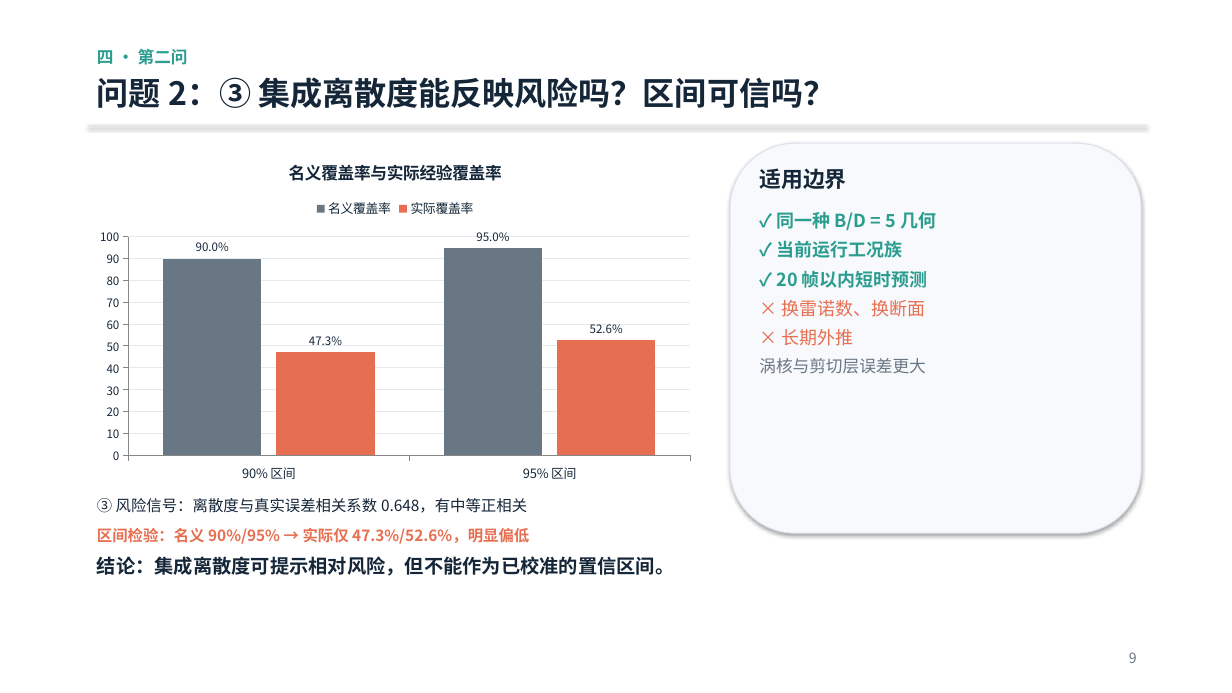
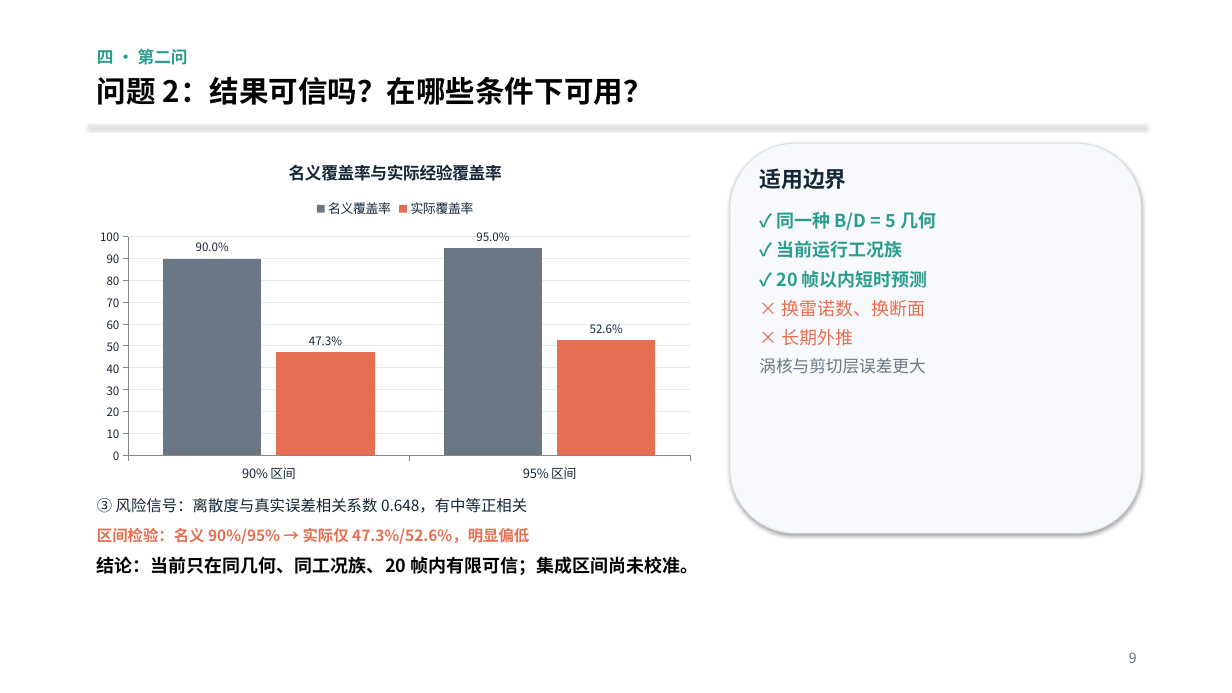
Before and after one commit to tuofeilun711/-A-, a slide deck: slide 9 of deliverables/A题_POD-AR_答辩汇报.pptx. Drawn at 1232x693 pixels with LibreOffice and Linux fonts; fonts in the diff are those of the drawing. Boxes give left, top, right and bottom in pixels: in the first picture for what was removed or moved away, otherwise in the second. Text is boxed around its words. In the diff, an @@ line names an element or a change of style, - is before the commit and + after.

```diff
--- a/deliverables/A题_POD-AR_答辩汇报.pptx
+++ b/deliverables/A题_POD-AR_答辩汇报.pptx
@@ text at <box>97,77,653,105</box>: text changed; size 25 to 23 pt; text colour #142638 to #000000 @@
-问题 2：③ 集成离散度能反映风险吗？区间可信吗？
+问题 2：结果可信吗？在哪些条件下可用？
@@ text at <box>97,556,699,575</box>: text changed; size 15 to 14 pt; text colour #142638 to #000000 @@
-结论：集成离散度可提示相对风险，但不能作为已校准的置信区间。
+结论：当前只在同几何、同工况族、20 帧内有限可信；集成区间尚未校准。
```
Also in this commit, not shown: 1 other slide changed.
